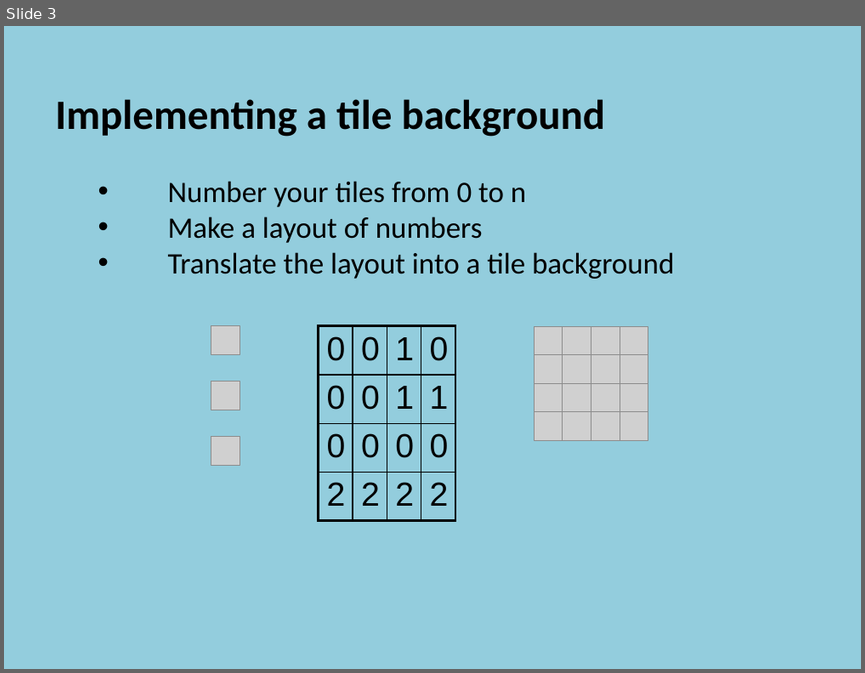
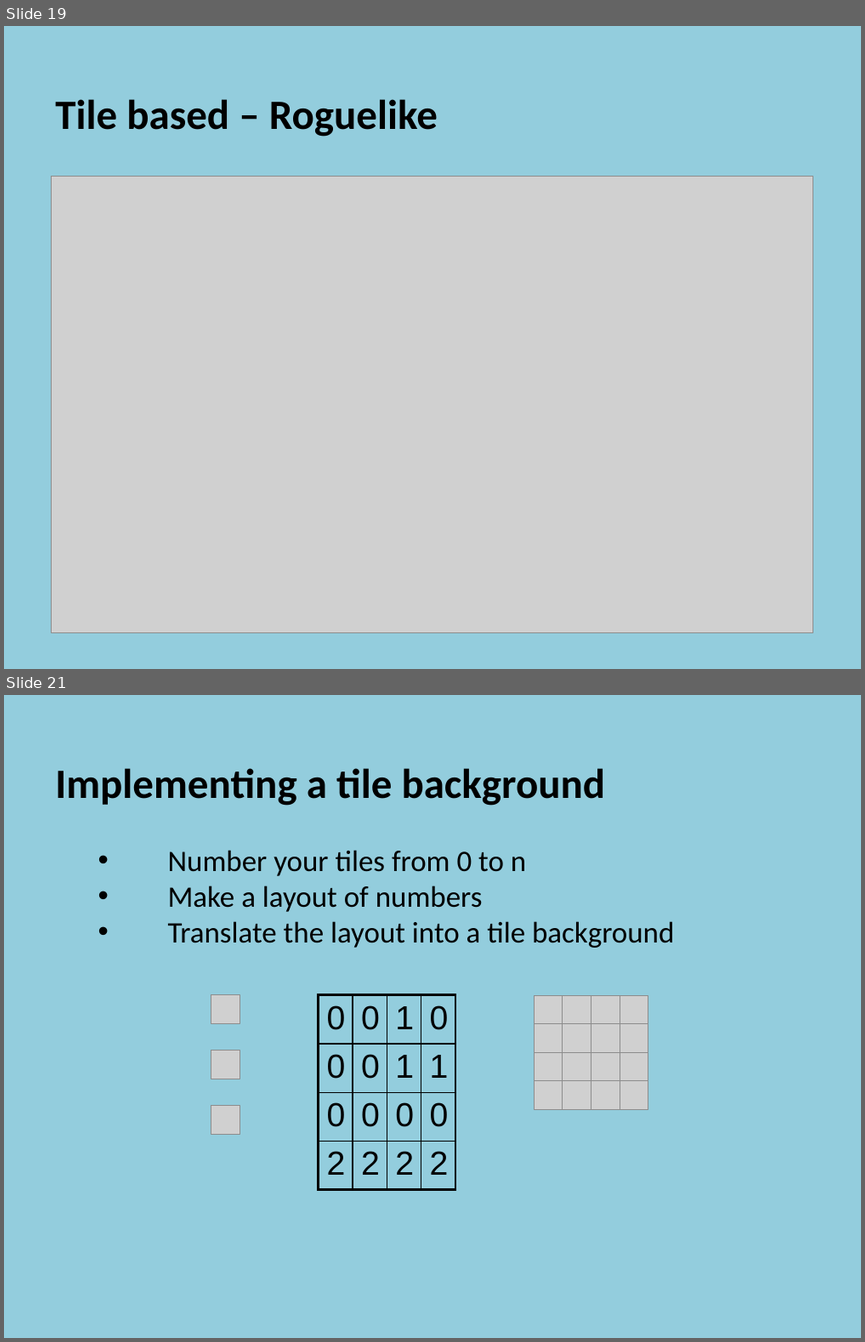
Before and after one commit to szetko/course-materials, a slide deck: Programming 4/06.2 Tile Map/06.2 Tile Map.pptx. Shown one above the other, each under a label of ours: slide 3 before the commit, slides 19 and 21 after it; the slides between them are not shown. The pictures are 865x673 and 865x1342 pixels, drawn with LibreOffice and Linux fonts; fonts in the diff are those of the drawing; grey boxes stand for pictures. Boxes give left, top, right and bottom in pixels: in the first picture for what was removed or moved away, otherwise in the second. Text is boxed around its words. In the diff, an @@ line names an element or a change of style, - is before the commit and + after.

Commit message:
Update 6.2 - Tile Maps PP

```diff
--- a/Programming 4/06.2 Tile Map/06.2 Tile Map.pptx
+++ b/Programming 4/06.2 Tile Map/06.2 Tile Map.pptx
@@ slide 19 added at (4, 26, 861, 669), background #93CDDD @@
@@ text added at (55, 99, 438, 136), 35 pt, text #000000, bold @@
+  Tile based – Roguelike
@@ picture added at (52, 176, 814, 633) @@
@@ what was slide 3 is now slide 21 @@
```
Also in this commit, not shown: 1 slide changed, 25 other slides added, 1 slide removed, 8 other files.
